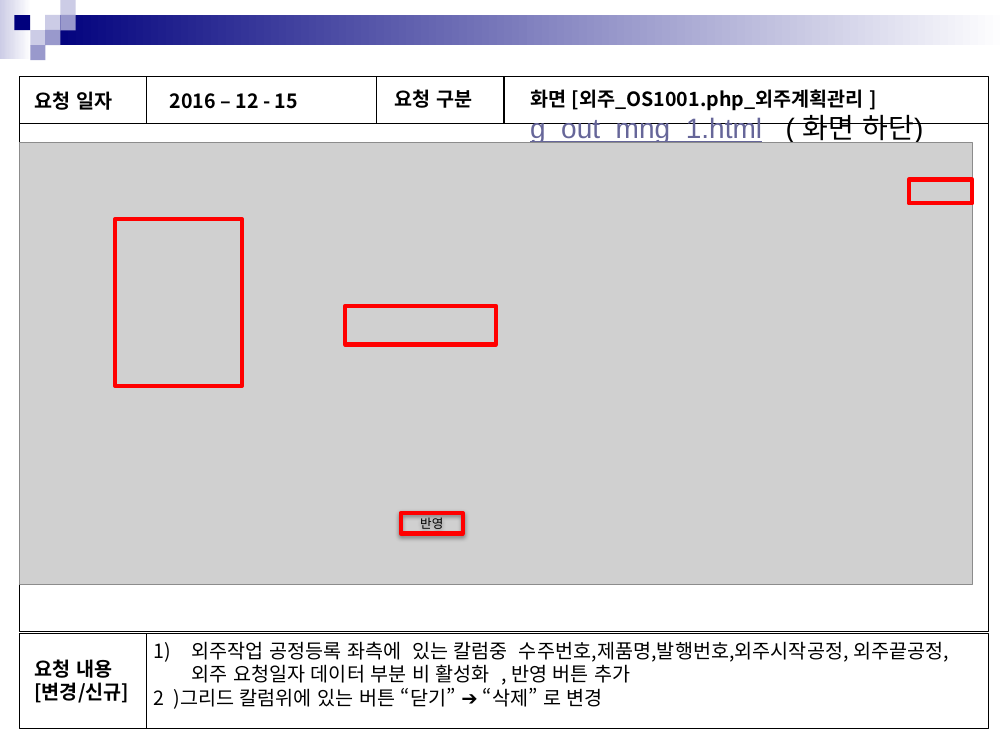
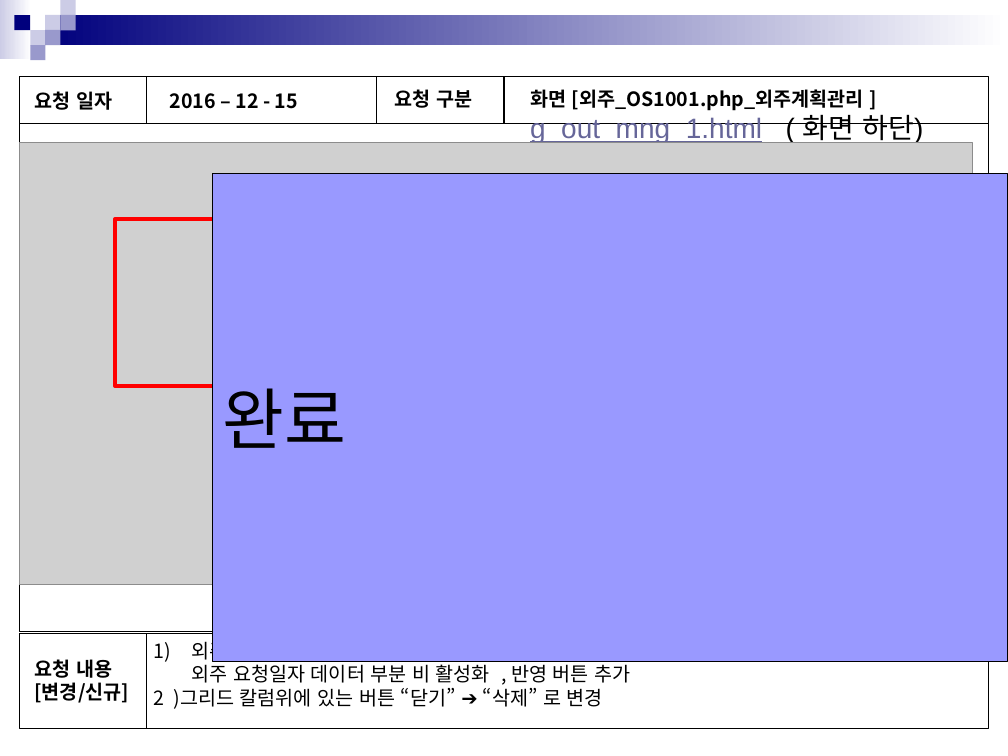
Before and after one commit to in-yong/sinsin_project, a slide deck: slide 57 of 공유문서/수정요청/수정요청_1215_1030/화면점검.pptx. Drawn at 1008x756 pixels with LibreOffice and Linux fonts; fonts in the diff are those of the drawing; grey boxes stand for pictures. Boxes give left, top, right and bottom in pixels: in the first picture for what was removed or moved away, otherwise in the second. Text is boxed around its words. In the diff, an @@ line names an element or a change of style, - is before the commit and + after.

```diff
--- a/공유문서/수정요청/수정요청_1215_1030/화면점검.pptx
+++ b/공유문서/수정요청/수정요청_1215_1030/화면점검.pptx
@@ rectangle added at box(213, 173, 1008, 661), fill #9999FF, outline #000000 0.75 pt, 48 pt, text #000000 @@
+완료
@@ rectangle removed at box(909, 179, 973, 204) @@
@@ rectangle removed at box(346, 305, 497, 344) @@
@@ text in rectangle at box(420, 517, 443, 532): text removed @@
-반영
```
Also in this commit, not shown: 4 other slides changed, 22 other files.
